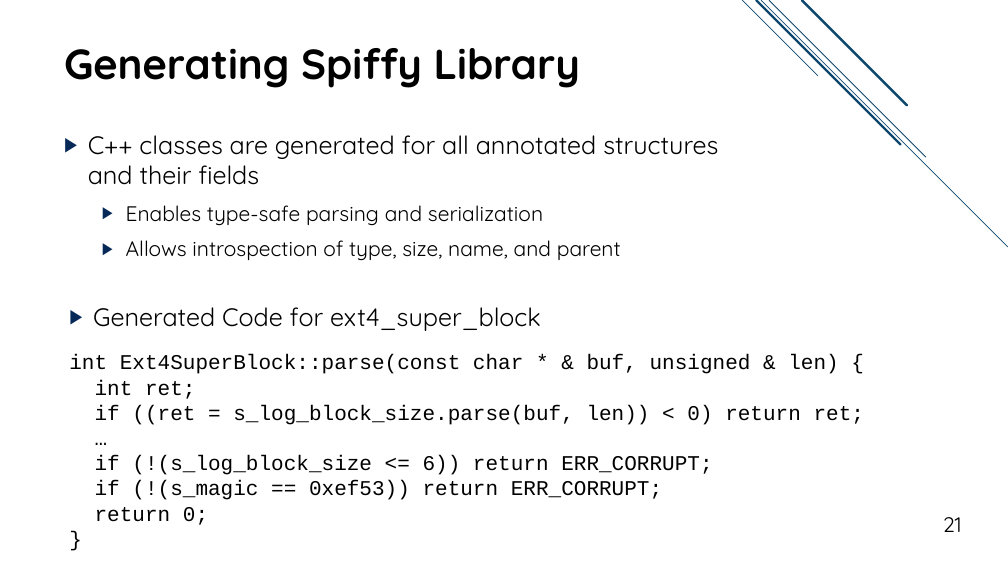
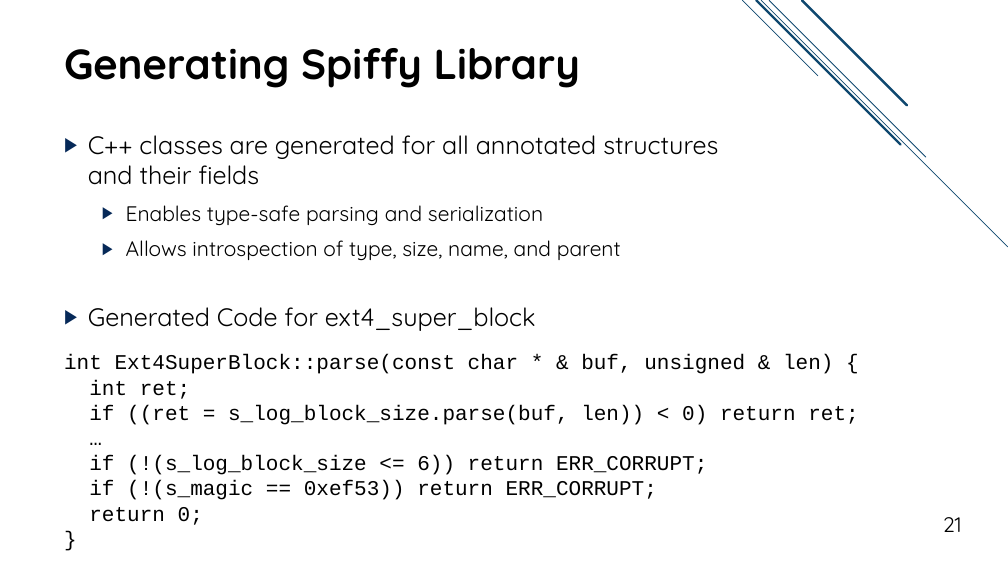
Before and after one commit to jacksun007/spiffy-paper, a slide deck: slide 21 of talk/spiffy_talk.pptx. Drawn at 1008x567 pixels with LibreOffice and Linux fonts; fonts in the diff are those of the drawing. Boxes give left, top, right and bottom in pixels: in the first picture for what was removed or moved away, otherwise in the second. Text is boxed around its words. In the diff, an @@ line names an element or a change of style, - is before the commit and + after.

Commit message:
added backup slide for Spiffy API and Generic Traversal

```diff
--- a/talk/spiffy_talk.pptx
+++ b/talk/spiffy_talk.pptx
@@ text "Generated Code for ext4_super_block" moved from (x1=93, y1=307, x2=541, y2=331) to (x1=88, y1=307, x2=536, y2=331) @@
@@ text "int Ext4SuperBlock::parse(const char * & ..." moved from (x1=69, y1=354, x2=864, y2=525) to (x1=64, y1=354, x2=858, y2=525) @@
```
Also in this commit, not shown: 11 other slides changed, 5 slides added.
